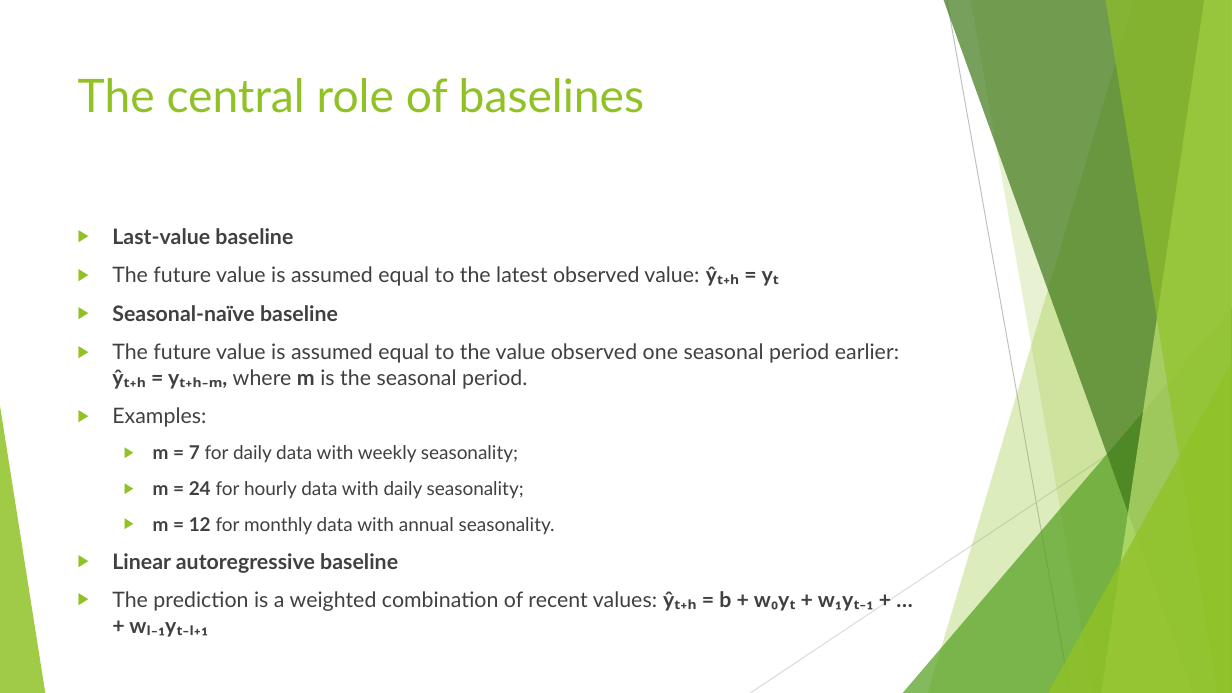
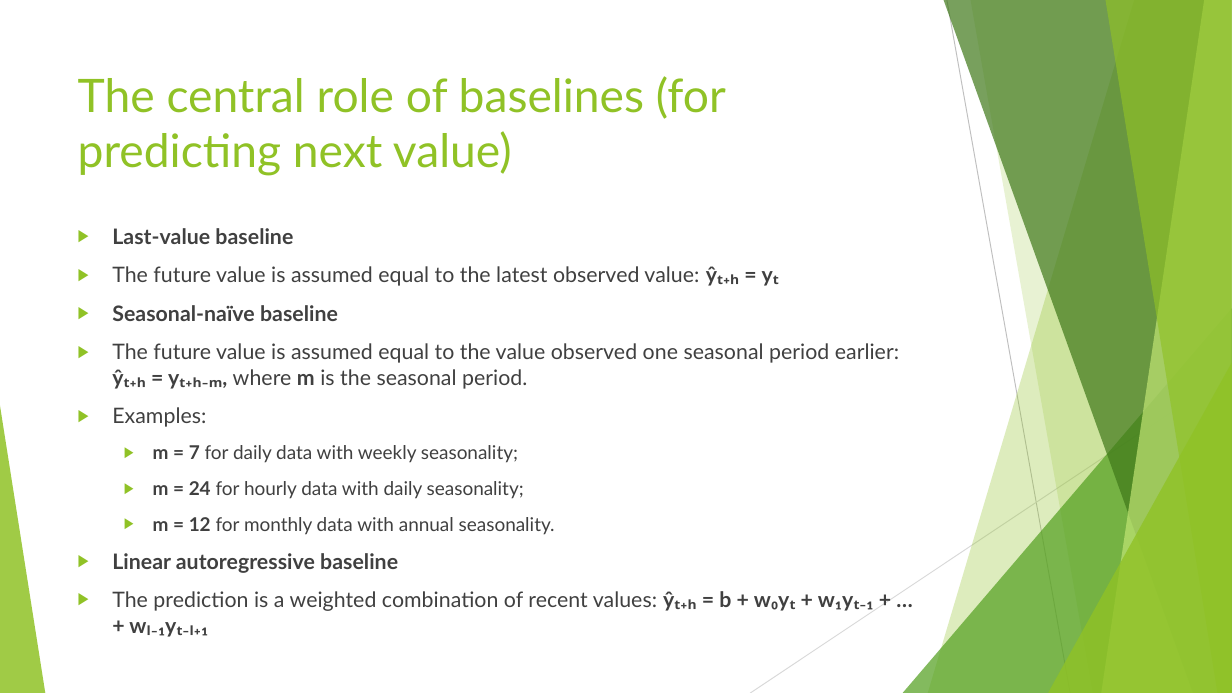
Before and after one commit to FranzGH/timeseries, a slide deck: slide 9 of Slides/01 Problem formulation and data structure.pptx. Drawn at 1232x693 pixels with LibreOffice and Linux fonts; fonts in the diff are those of the drawing. Boxes give left, top, right and bottom in pixels: in the first picture for what was removed or moved away, otherwise in the second. Text is boxed around its words. In the diff, an @@ line names an element or a change of style, - is before the commit and + after.

```diff
--- a/Slides/01 Problem formulation and data structure.pptx
+++ b/Slides/01 Problem formulation and data structure.pptx
@@ title at <box>78,76,726,176</box>: text changed @@
-The central role of baselines
+The central role of baselines (for predicting next value)
```
Also in this commit, not shown: 7 other slides changed, 1 slide added, 1 other file.
